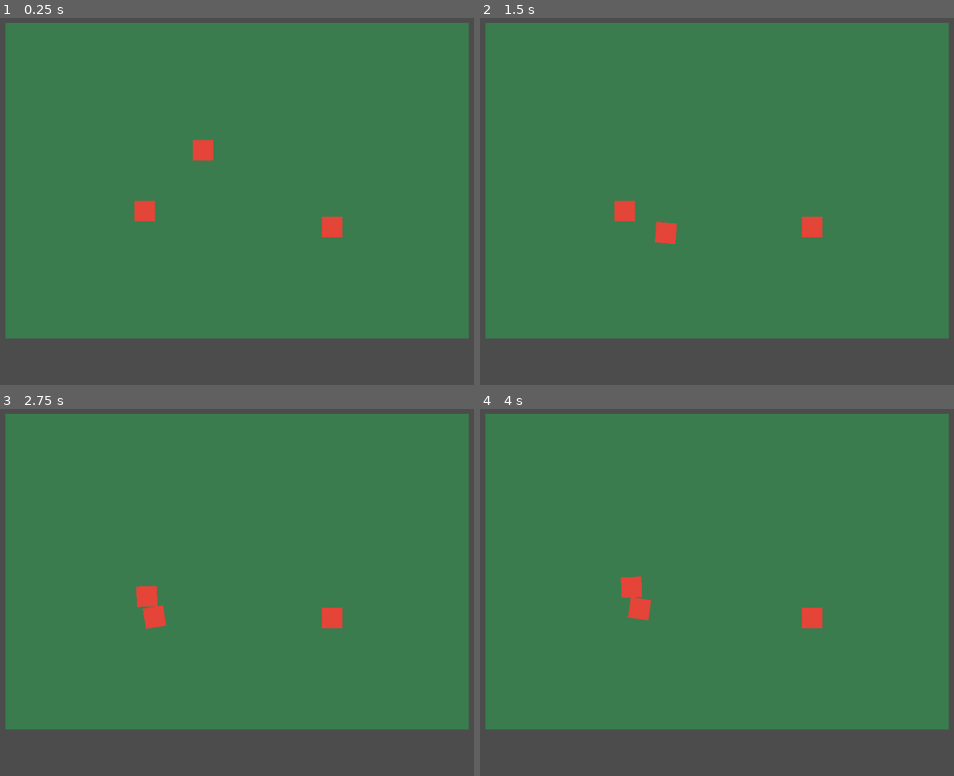
Above: before the commit, frames 1-4 (two rows, left to right).
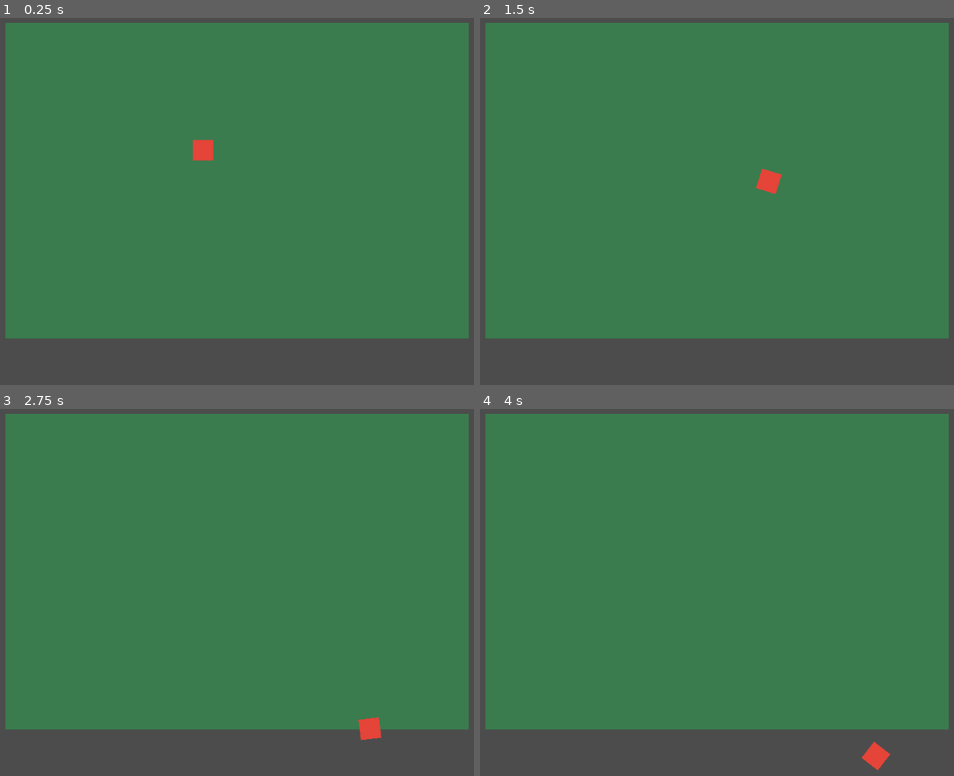
Above: after the commit, the same moments.

Repository: katuiche/Alakajam6
Game: Godot game, scene res://game.tscn
The game is run twice, just before and just after one commit, with the same random seed, the same clock (stepped at 60 frames per second) and the same inputs.
Inputs:
- Up to frame 1 (0.25 s): no input
- Up to frame 2 (1.5 s): tap Enter at 0.5 s; hold Right (turn_right) 0.53-1.28 s; hold W (acelerate) 0.53-1.28 s; tap Down (break) at 0.8, 1.35 s; hold A (turn_left) from 1.28 s (still down)
- Up to frame 3 (2.75 s): tap W (acelerate) at 1.55 s; release A (turn_left) at 2.03 s; hold Right (turn_right) from 2.03 s (still down); hold W (acelerate) from 2.03 s (still down); tap Down (break) at 2.3 s
- Up to frame 4 (4 s): release W (acelerate) at 2.78 s; tap Down (break) at 2.85, 3.8 s; tap W (acelerate) at 3.05 s; release Right (turn_right) at 3.53 s; hold A (turn_left) from 3.53 s (still down); hold W (acelerate) from 3.53 s (still down)

The runs differ from the first frame. In frame 1, 0.5% of the frame differs, in the area x 28-73%, y 49-60%; in frame 2, 1.0%, in the area x 28-73%, y 40-62%; in frame 3, 1.0%; in frame 4, 1.0%.

Commit message:
you can fall

Diff:
--- a/Car.gd
+++ b/Car.gd
@@ -4,50 +4,54 @@
 
 var speed = 0
 var direction = 0
+var is_rewind = false
+var max_speed = 300
+onready var is_on_table = 10
 
-var max_speed = 300
-
-# Called when the node enters the scene tree for the first time.
-func _ready():
-	pass # Replace with function body.
 
 func _physics_process(delta):
-	var applied_max_speed = max_speed
-	for body in area.get_overlapping_bodies():
-		applied_max_speed -= body.mass
-	if applied_max_speed < 0:
-		applied_max_speed = 0
 
-#	if Input.is_action_pressed("turn_left"):
-#		direction -= 0.1 * (speed/max_speed)
-#	if Input.is_action_pressed("turn_right"):
-#		direction += 0.1 * (speed/max_speed)
-#	if Input.is_action_pressed("acelerate"):
-#		speed += 0.7
-#	elif Input.is_action_pressed("break"):
-#			speed -= 0.7
-#	else:
-#		if speed > 0:
-#			speed *= 0.99
-#
-#	if speed > applied_max_speed:
-#		speed = applied_max_speed
-#
-#	linear_velocity = Vector2(speed,0).rotated(direction)
-#	rotation = direction
 	if Input.is_action_pressed("acelerate"):
-		apply_central_impulse(Vector2(10,0).rotated(rotation))
-	if Input.is_action_pressed("break"):
-		apply_central_impulse(-Vector2(10,0).rotated(rotation))
+		if linear_velocity.length() < max_speed:
+			apply_central_impulse(Vector2(10,0).rotated(rotation))
+		is_rewind = false
+	elif Input.is_action_pressed("break"):
+		apply_central_impulse(Vector2(10,0).rotated(rotation - PI))
+		is_rewind = true
+	else:
+		apply_central_impulse(-linear_velocity*0.01)
+
+
+
+	var turning_factor = (linear_velocity.length() if linear_velocity.length() < max_speed else max_speed) /(max_speed/1.1)
 	if Input.is_action_pressed("turn_left"):
-		apply_torque_impulse(-30)
+		apply_torque_impulse(-30*turning_factor)
 	if Input.is_action_pressed("turn_right"):
-		apply_torque_impulse(30)
+		apply_torque_impulse(30*turning_factor)
 
-	var force = linear_velocity
-	apply_central_impulse(-force)
-	var diference = angle_to_angle(rotation, force.angle())
-	apply_central_impulse(force.rotated(-diference))
+
+	if is_on_table > 0:
+		var force = linear_velocity
+		apply_central_impulse(-force)
+		var diference
+		if is_rewind:
+			diference = angle_to_angle(rotation - PI, force.angle())
+		else:
+			diference = angle_to_angle(rotation, force.angle())
+		apply_central_impulse(force.rotated(-diference))
+
+	var check = true
+	for a in area.get_overlapping_areas():
+		if a.is_in_group("Ground"):
+			check = false
+			break
+
+	if check:
+		is_on_table -= 1
+
+	if is_on_table <= 0:
+		z_index = -1
+		gravity_scale = 2
 
 
 
--- a/RigidBody2D.gd
+++ b/RigidBody2D.gd
@@ -10,4 +10,4 @@
 
 
 func _process(delta):
-	linear_velocity *= 0.9
+	add_central_force(-linear_velocity*0.1)
--- a/game.tscn
+++ b/game.tscn
@@ -1,20 +1,16 @@
-[gd_scene load_steps=7 format=2]
+[gd_scene load_steps=4 format=2]
 
 [ext_resource path="res://sprites/ground.png" type="Texture" id=1]
 [ext_resource path="res://Car.tscn" type="PackedScene" id=2]
-[ext_resource path="res://RigidBody2D.gd" type="Script" id=3]
-[ext_resource path="res://sprites/car.png" type="Texture" id=4]
 
 [sub_resource type="RectangleShape2D" id=1]
 extents = Vector2( 24.9366, 24.9657 )
 
-[sub_resource type="RectangleShape2D" id=2]
-extents = Vector2( 17.2612, 16.2675 )
-
 [node name="Node2D" type="Node2D"]
 
-[node name="Ground" type="Sprite" parent="."]
-editor/display_folded = true
+[node name="Ground" type="Sprite" parent="." groups=[
+"Ground",
+]]
 position = Vector2( 490.665, 274.535 )
 scale = Vector2( 14.4341, 9.87268 )
 texture = ExtResource( 1 )
@@ -22,7 +18,9 @@
 "_edit_group_": true
 }
 
-[node name="Area2D" type="Area2D" parent="Ground"]
+[node name="Area2D" type="Area2D" parent="Ground" groups=[
+"Ground",
+]]
 __meta__ = {
 "_edit_group_": true
 }
@@ -36,31 +34,3 @@
 
 [node name="Node2D" parent="." instance=ExtResource( 2 )]
 position = Vector2( 437.764, 226.793 )
-
-[node name="RigidBody2D" type="RigidBody2D" parent="."]
-editor/display_folded = true
-mass = 4249.56
-gravity_scale = 0.0
-script = ExtResource( 3 )
-
-[node name="CollisionShape2D" type="CollisionShape2D" parent="RigidBody2D"]
-position = Vector2( 637.359, 347.586 )
-shape = SubResource( 2 )
-
-[node name="Sprite" type="Sprite" parent="RigidBody2D"]
-position = Vector2( 638.658, 347.155 )
-texture = ExtResource( 4 )
-
-[node name="RigidBody2D2" type="RigidBody2D" parent="."]
-position = Vector2( -291.948, -25.3867 )
-mass = 23.59
-gravity_scale = 0.0
-script = ExtResource( 3 )
-
-[node name="CollisionShape2D" type="CollisionShape2D" parent="RigidBody2D2"]
-position = Vector2( 637.359, 347.586 )
-shape = SubResource( 2 )
-
-[node name="Sprite" type="Sprite" parent="RigidBody2D2"]
-position = Vector2( 638.658, 347.155 )
-texture = ExtResource( 4 )
